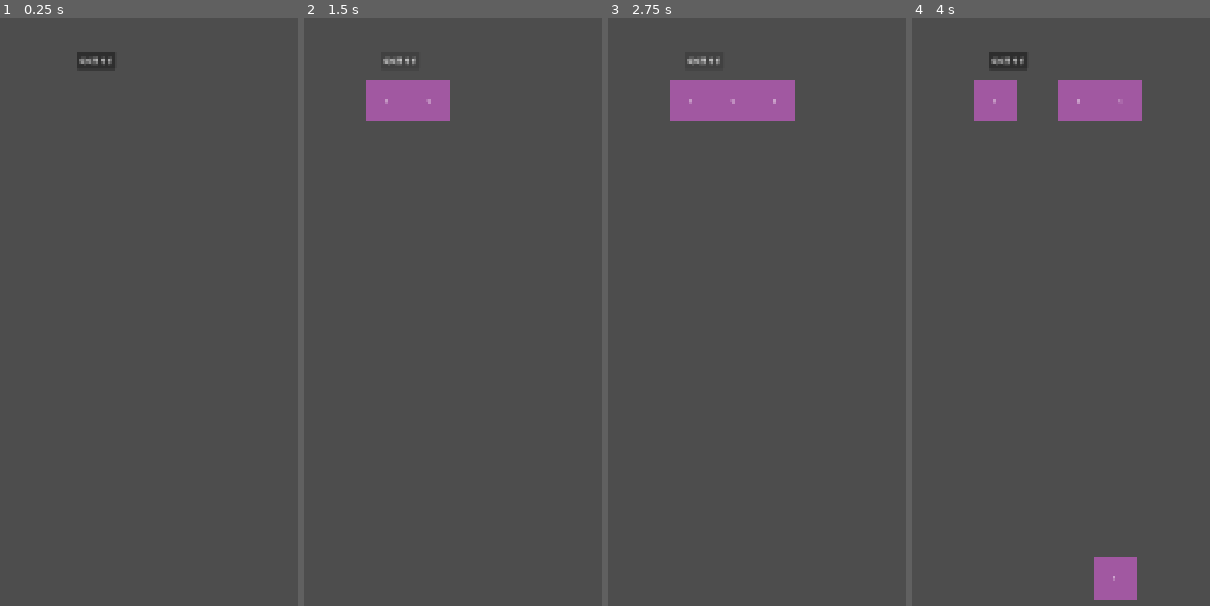
Above: before the commit, frames 1-4 (left to right).
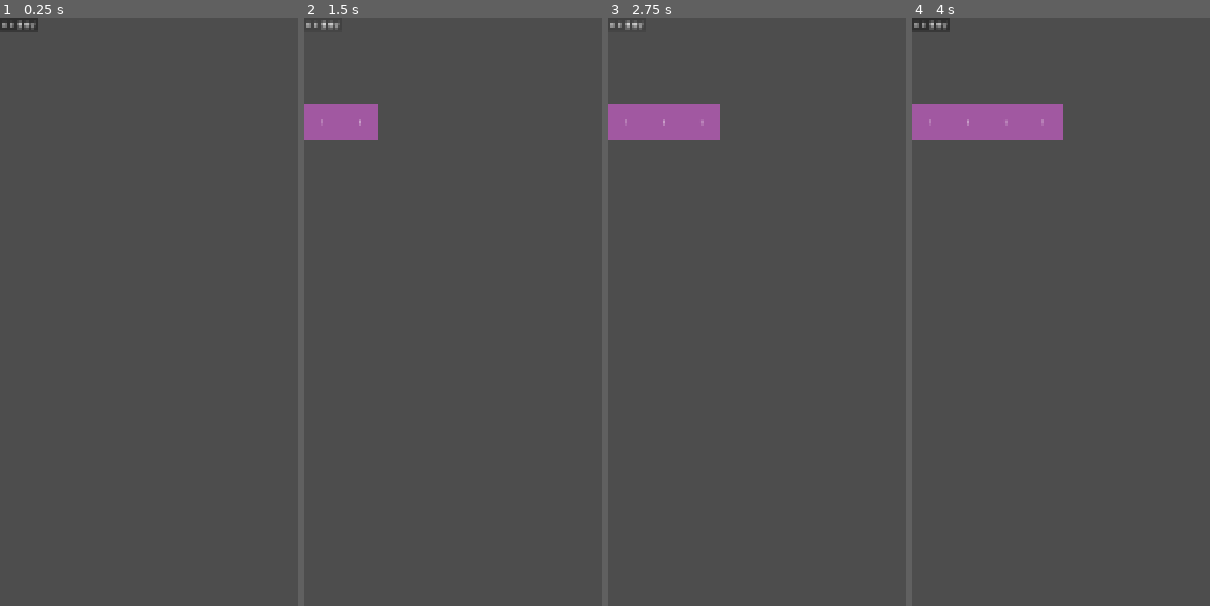
Above: after the commit, the same moments.

Repository: kimchungdo/MergeGame
Game: Godot game, scene res://main.tscn
Two runs of this game, one before a commit and one after it. Both use one fixed random seed, a clock stepped at 60 frames per second and the inputs below.
Inputs (mouse positions are in pixels of both pictures, inside the frame that each line leads up to):
- Up to frame 1 (0.25 s): no input
- Up to frame 2 (1.5 s): click "아이템 생성" at 0.5 s; click "아이템 생성" at 1.25 s
- Up to frame 3 (2.75 s): click "아이템 생성" at 2 s
- Up to frame 4 (4 s): tap Enter at 2.75 s; drag from (995, 100) to (1183, 241) at 2.77 s; drag from (1037, 100) to (1114, 576) at 3.52 s

The runs differ from the first frame. In frame 1, 0.5% of the frame differs, in the area x 0-39%, y 0-9%; in frame 2, 3.4%; in frame 3, 4.4%; in frame 4, 6.7%, in the area x 0-78%, y 0-99%.

Commit message:
fix grid to 7*9

Diff:
--- a/item.tscn
+++ b/item.tscn
@@ -3,16 +3,16 @@
 [ext_resource type="Script" uid="uid://brj4segvrq27n" path="res://item.gd" id="1_baxfk"]
 
 [sub_resource type="RectangleShape2D" id="RectangleShape2D_6ba1t"]
-size = Vector2(100, 100)
+size = Vector2(90, 90)
 
 [node name="Item" type="Area2D" unique_id=2145640643]
 script = ExtResource("1_baxfk")
 
 [node name="ColorRect" type="ColorRect" parent="." unique_id=669662682]
-offset_left = -50.0
-offset_top = -50.0
-offset_right = 50.0
-offset_bottom = 50.0
+offset_left = -45.0
+offset_top = -45.0
+offset_right = 45.0
+offset_bottom = 45.0
 mouse_filter = 2
 color = Color(1, 0.39607844, 1, 0.4745098)
 
@@ -20,10 +20,10 @@
 shape = SubResource("RectangleShape2D_6ba1t")
 
 [node name="Label" type="Label" parent="." unique_id=1085936366]
-offset_left = -50.0
-offset_top = -50.0
-offset_right = 50.0
-offset_bottom = 50.0
+offset_left = -45.0
+offset_top = -45.0
+offset_right = 45.0
+offset_bottom = 45.0
 text = "1"
 horizontal_alignment = 1
 vertical_alignment = 1
--- a/main.gd
+++ b/main.gd
@@ -3,10 +3,10 @@
 @export var item_scene: PackedScene = preload("res://item.tscn")
 
 # 1. 그리드 설정 (예: 4행 4열 바둑판)
-const GRID_ROWS = 4
-const GRID_COLS = 4
-const TILE_SIZE = 100 # 칸과 칸 사이의 간격 (픽셀)
-const START_POS = Vector2(200, 200) # 그리드가 시작될 화면 좌측 상단 위치
+const GRID_ROWS = 9
+const GRID_COLS = 7
+const TILE_SIZE = 90 # 칸과 칸 사이의 간격 (픽셀)
+const START_POS = Vector2(45, 250) # 그리드가 시작될 화면 좌측 상단 위치
 
 # 2. 바둑판의 칸들이 비어있는지 채워져 있는지 기억할 2차원 배열
 var grid = []
--- a/main.tscn
+++ b/main.tscn
@@ -5,11 +5,21 @@
 [node name="Main" type="Node2D" unique_id=729151075]
 script = ExtResource("1_0xm2m")
 
-[node name="Button" type="Button" parent="." unique_id=1481944820]
-offset_left = 185.0
-offset_top = 80.0
-offset_right = 278.0
-offset_bottom = 124.0
+[node name="CanvasLayer" type="CanvasLayer" parent="." unique_id=1934912414]
+
+[node name="Control" type="Control" parent="CanvasLayer" unique_id=763251370]
+layout_mode = 3
+anchors_preset = 15
+anchor_right = 1.0
+anchor_bottom = 1.0
+grow_horizontal = 2
+grow_vertical = 2
+mouse_filter = 2
+
+[node name="Button" type="Button" parent="CanvasLayer/Control" unique_id=1481944820]
+layout_mode = 1
+offset_right = 93.0
+offset_bottom = 31.0
 text = "아이템 생성"
 
-[connection signal="pressed" from="Button" to="." method="_on_button_pressed"]
+[connection signal="pressed" from="CanvasLayer/Control/Button" to="." method="_on_button_pressed"]
